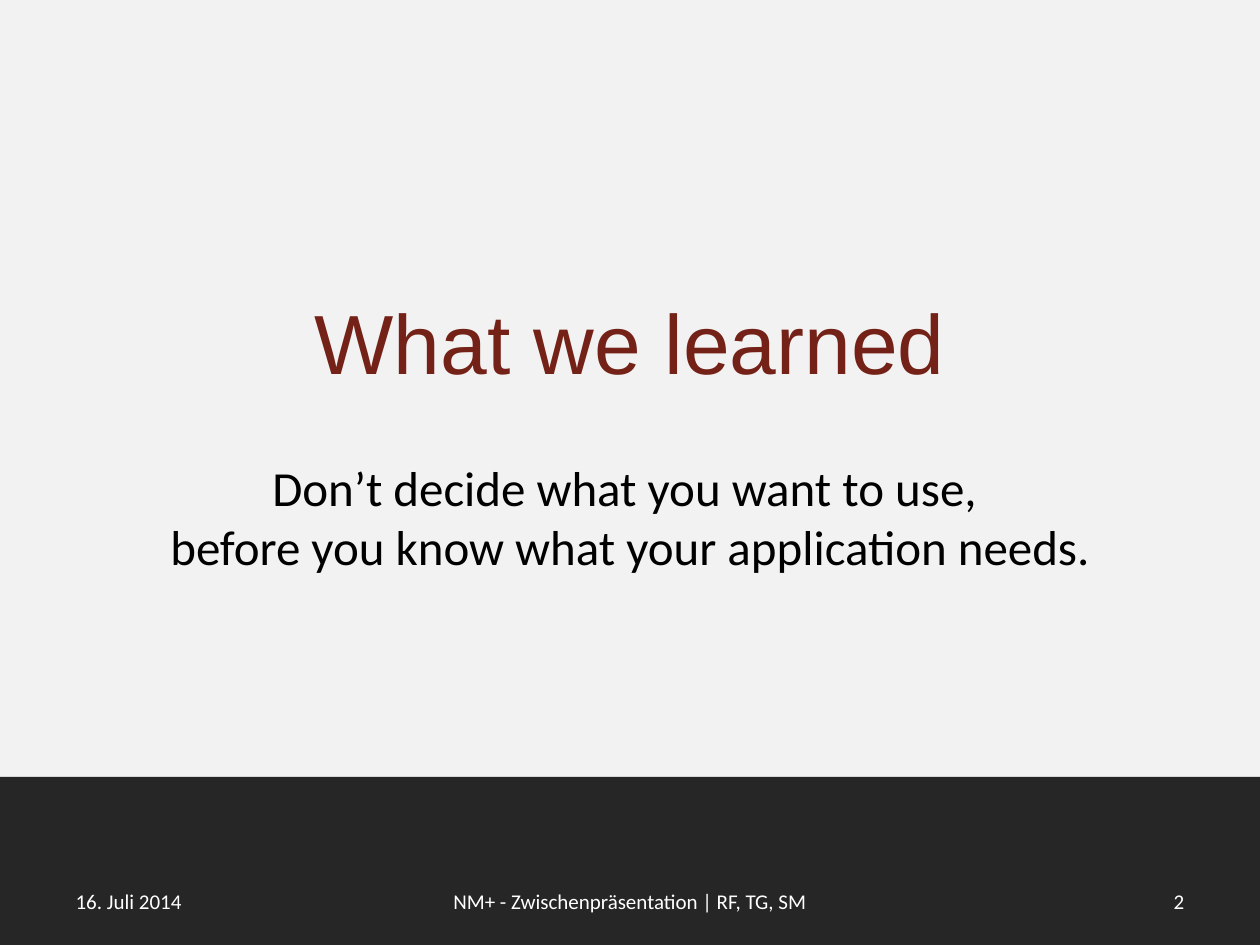
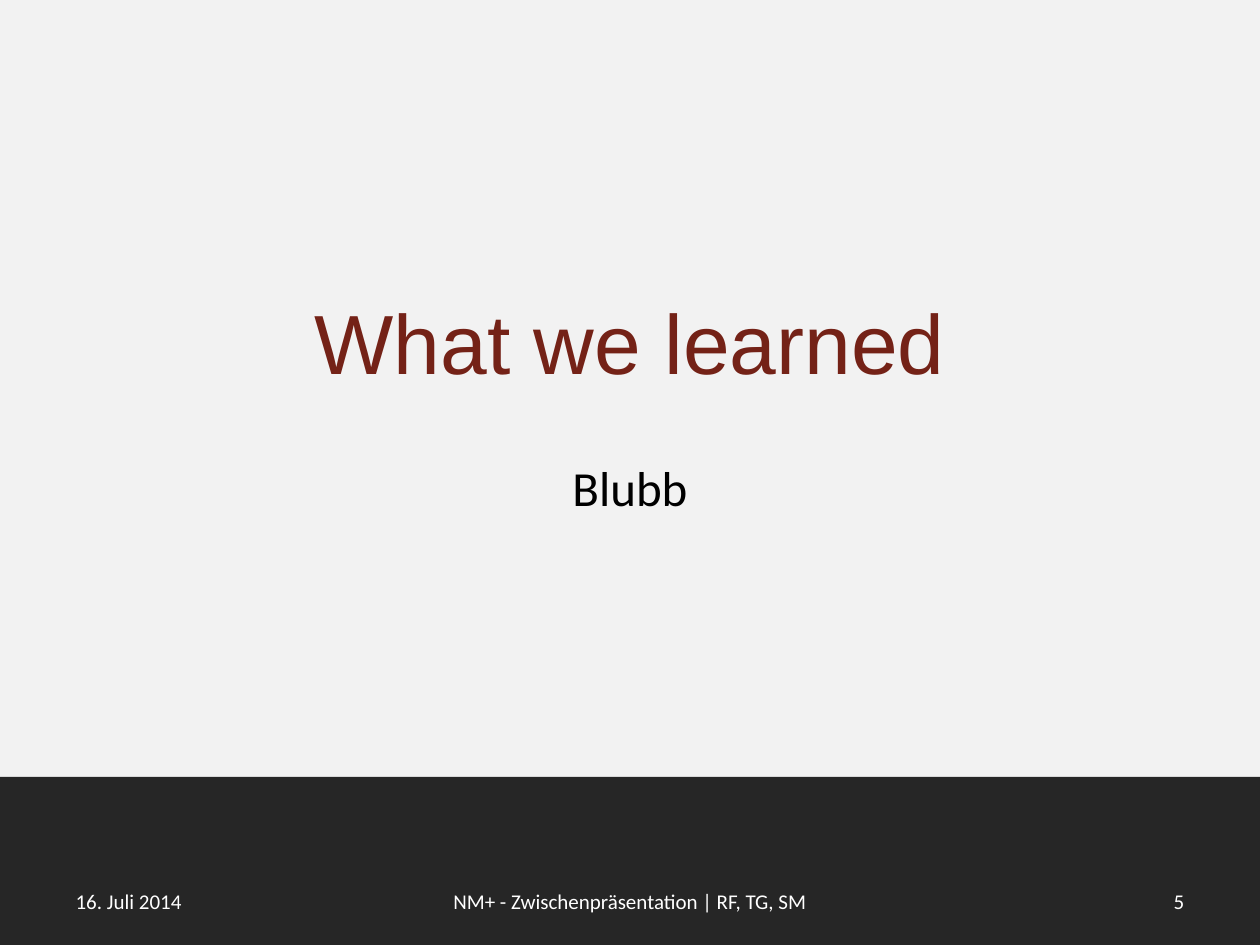
Before and after one commit to smba/newsminer, a slide deck: slide 5 of Presentation/newsminer_plus.pptx (slide 2 before the commit). Drawn at 1260x945 pixels with LibreOffice and Linux fonts; fonts in the diff are those of the drawing. Boxes give left, top, right and bottom in pixels: in the first picture for what was removed or moved away, otherwise in the second. Text is boxed around its words. In the diff, an @@ line names an element or a change of style, - is before the commit and + after.

Commit message:
add new slides

```diff
--- a/Presentation/newsminer_plus.pptx
+++ b/Presentation/newsminer_plus.pptx
@@ text removed at (170, 471, 1090, 573) @@
-Don’t decide what you want to use,
-before you know what your application needs.
@@ text added at (572, 472, 687, 507), 28 pt, text #000000 @@
+Blubb
@@ page number at (1174, 895, 1185, 909): text changed @@
-2
+5
```
Also in this commit, not shown: 3 slides added.
